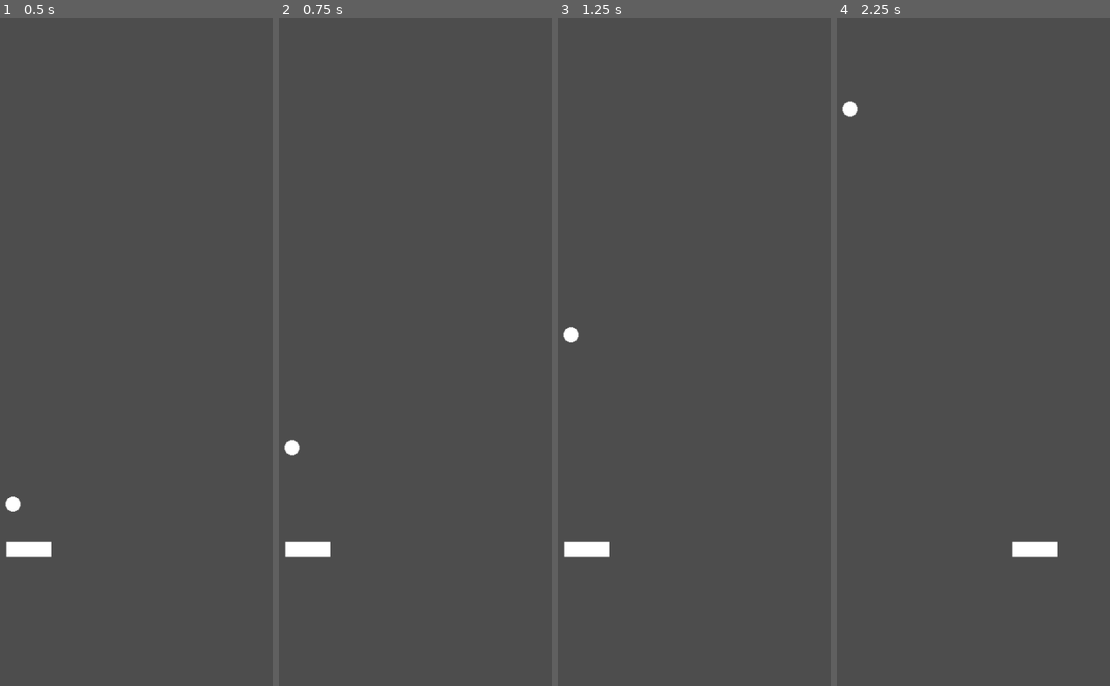
Above: before the commit, frames 1-4 (left to right).
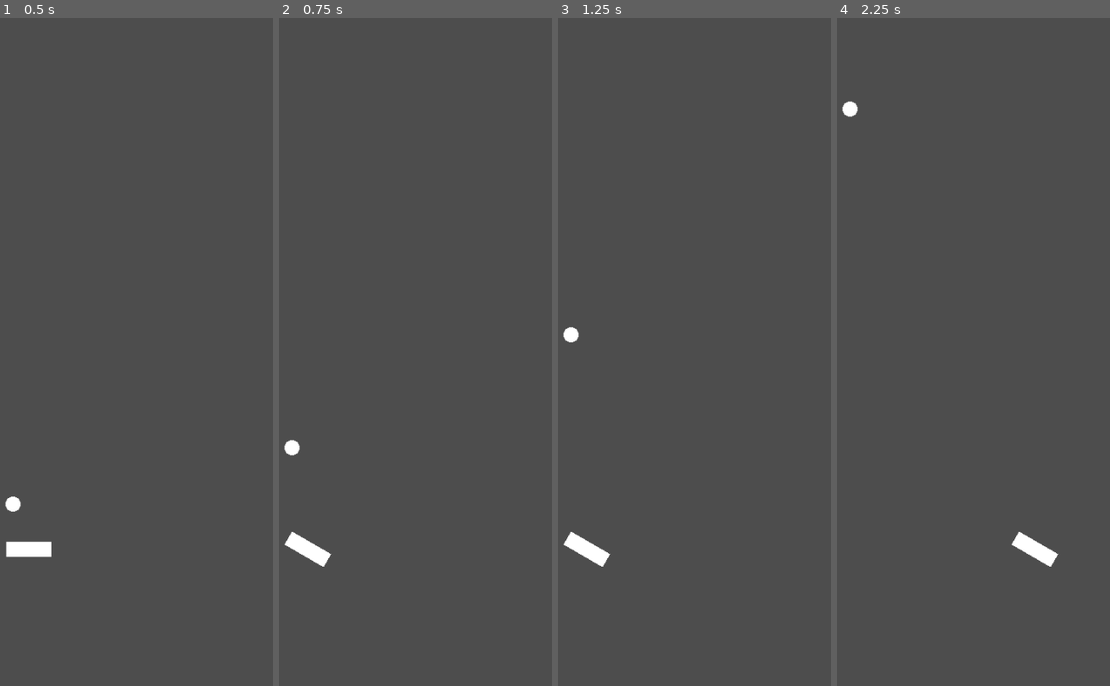
Above: after the commit, the same moments.

Repository: ProudFridge/Breakout
Game: Godot game, scene res://scenes/world/world.tscn
Same seed, same stepped clock (60 frames per second), same inputs: the game is played once before the commit and once after it.
Inputs (mouse positions are in pixels of both pictures, inside the frame that each line leads up to):
- Up to frame 1 (0.5 s): no input
- Up to frame 2 (0.75 s): tap Enter at 0.5 s; move the mouse to (415, 325) at 0.52 s; hold E (tilt_right, bound only after the commit) from 0.53 s (still down); tap Alt at 0.6 s; click (415, 325) at 0.67 s
- Up to frame 3 (1.25 s): keep holding E (tilt_right, bound only after the commit)
- Up to frame 4 (2.25 s): move the mouse to (outside the picture) at 1.27 s; release E (tilt_right, bound only after the commit) at 1.28 s; hold Down 1.28-2.03 s; tap Shift at 1.35 s; move the mouse to (916, 205) at 2.02 s; hold E (tilt_right, bound only after the commit) from 2.03 s (still down); tap Alt at 2.1 s

Frame 1 is identical in both runs. In frame 2, 0.3% of the frame differs, in the area x 1-20%, y 76-83%; in frame 3, 0.3%; in frame 4, 0.3%.

Commit message:
Add tilt mechanic to the paddle

Diff:
--- a/project.godot
+++ b/project.godot
@@ -48,6 +48,16 @@
 "events": [Object(InputEventKey,"resource_local_to_scene":false,"resource_name":"","device":-1,"window_id":0,"alt_press …(195 unchanged characters)…
 ]
 }
+tilt_right={
+"deadzone": 0.2,
+"events": [Object(InputEventKey,"resource_local_to_scene":false,"resource_name":"","device":-1,"window_id":0,"alt_pressed":false,"shift_pressed":false,"ctrl_pressed":false,"meta_pressed":false,"pressed":false,"keycode":0,"physical_keycode":69,"key_label":0,"unicode":101,"location":0,"echo":false,"script":null)
+]
+}
+tilt_left={
+"deadzone": 0.2,
+"events": [Object(InputEventKey,"resource_local_to_scene":false,"resource_name":"","device":-1,"window_id":0,"alt_pressed":false,"shift_pressed":false,"ctrl_pressed":false,"meta_pressed":false,"pressed":false,"keycode":0,"physical_keycode":81,"key_label":0,"unicode":113,"location":0,"echo":false,"script":null)
+]
+}
 
 [physics]
 
--- a/scenes/paddle/paddle.gd
+++ b/scenes/paddle/paddle.gd
@@ -1,6 +1,8 @@
 extends CharacterBody2D
 
 const SPEED: float = 300.0
+const maxTiltAngle: float = deg_to_rad(30)
+var tiltAccel: float = 10
 
 func _physics_process(delta: float) -> void:
 	# Get the input direction and handle the movement/deceleration.
@@ -10,4 +12,12 @@
 	else:
 		velocity.x = move_toward(velocity.x, 0, SPEED)
 
+	# Handle the paddle tilt
+	if Input.is_action_pressed("tilt_right"):
+		rotation = move_toward(rotation, maxTiltAngle, tiltAccel * delta)
+	elif Input.is_action_pressed("tilt_left"):
+		rotation = move_toward(rotation, -maxTiltAngle, tiltAccel * delta)
+	else:
+		rotation = move_toward(rotation, 0, tiltAccel * delta)
+
 	move_and_slide()
--- a/scenes/world/world.gd
+++ b/scenes/world/world.gd
@@ -16,10 +16,6 @@
 	top_wall.position = Vector2(0,0)
 
 
-# Called every frame. 'delta' is the elapsed time since the previous frame.
-func _process(delta: float) -> void:
-	pass
-
 func _input(event: InputEvent) -> void:
 	if event.is_action_pressed("quit"):
 		get_tree().quit()
